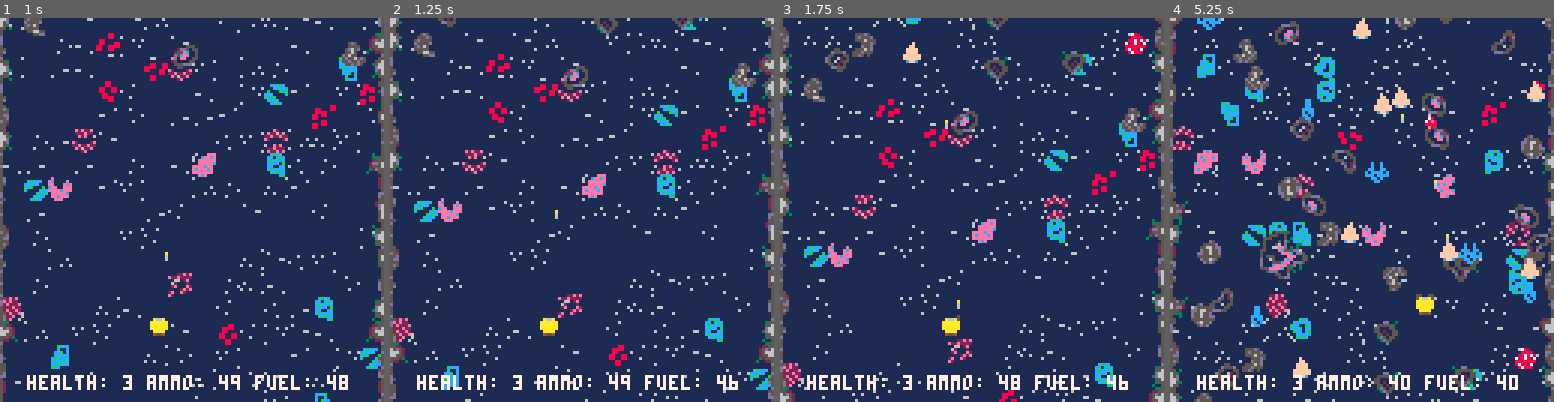
Above: before the commit, frames 1-4 (left to right).
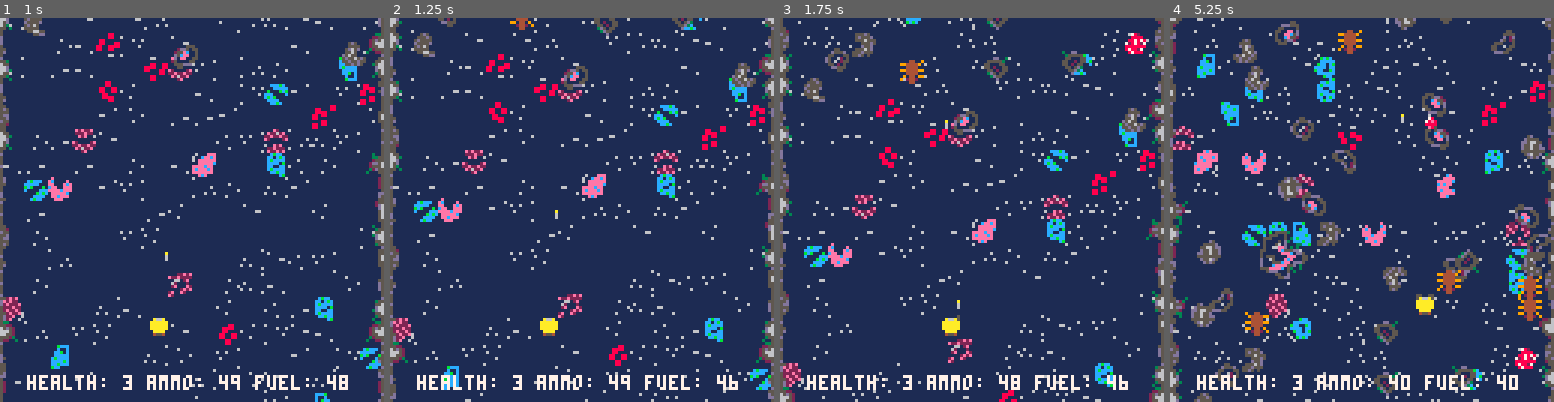
Above: after the commit, the same moments.

Repository: Mister-Oatbread/pico8_drg_game
Game: PICO-8 cartridge drg.p8
Same seed, same stepped clock (60 frames per second), same inputs: the game is played once before the commit and once after it.
Inputs:
- Up to frame 1 (1 s): tap X (X key) at 0.33 s; tap O (Z key) at 0.7 s
- Up to frame 2 (1.25 s): tap X (X key) at 1.07 s
- Up to frame 3 (1.75 s): hold Right from 1.6 s (still down); tap O (Z key) at 1.7 s
- Up to frame 4 (5.25 s): tap X (X key) every 1.12 s from 1.85 to 5.2 s; release Right at 2.1 s; tap O (Z key) every 0.4 s from 2.1 to 4.9 s; hold Up 2.15-2.42 s; hold Right 2.47-3.03 s; hold Left 3.08-3.58 s; hold Down 3.63-3.97 s; hold Right 4.02-4.68 s; hold Up 4.73-5.03 s; hold Left from 5.08 s (still down)

Frame 1 is identical in both runs. In frame 2, 0.1% of the frame differs, in the area x 31-38%, y 0-4%; in frame 3, 0.4%; in frame 4, 3.0%, in the area x 7-98%, y 0-94%.

Commit message:
can now shoot guys

Diff:
--- a/creatures.lua
+++ b/creatures.lua
@@ -11,19 +11,20 @@
     end
     return was_damaged, damaged_since;
 end
-
 function loot_bug(x,y)
     local sprite = creature_sprites.loot_bug.default;
     local frame = 0;
-    local x_coord = x;
-    local y_coord = y;
+    local x = x;
+    local y = y;
     local damaged_since = 0;
     local was_damaged = false;
     local x_flip = false;
     local health = 30;
-    local is_alive = true;
+    local alive = true;
+    local creature_damage;
     function animate()
-        y_coord += 1;
+        y += 1;
+        if frame%27==0 then y += 1 end;
         if (frame > 15) then
             x_flip = false;
         else
@@ -38,22 +39,26 @@
             was_damaged, damaged_since);
         frame = (frame+1)%30;
     end
-    function damage(damage)
+    function damage(damage_received)
         was_damaged = true;
-        health -= damage;
+        health -= damage_received;
         if (health <= 0) then
-            is_alive = false;
+            alive = false;
             give_ammo(.2);
         end
     end
     function draw()
-        spr(sprite,x_coord,y_coord,1,1,x_flip,false);
-    end
+        spr(sprite,x,y,1,1,x_flip,false);
+    end
+    function x_coord() return x end;
+    function y_coord() return y end;
+    function is_alive() return alive end;
     return {
         x_coord=x_coord,
         y_coord=y_coord,
         animate=animate,
         damage=damage,
+        creature_damage=creature_damage,
         draw=draw,
         is_alive=is_alive,
     };
@@ -62,25 +67,19 @@
 function cave_angel(x,y)
     local sprite = creature_sprites.cave_angel.default;
     local frame = 0;
-    local x_coord = x;
-    local y_coord = y;
+    local x = x;
+    local y = y;
     local damaged_since = 0;
     local was_damaged = false;
     local x_flip = false;
-    local health = 30;
-    local is_alive = true;
+    local health = 20;
+    local alive = true;
+    local creature_damage = 0;
     function animate()
-        y_coord += 1;
-
-        if frame%10==0 then
-            y_coord+=1;
-        end
-
-        if (frame > 30) then
-            wings_open = false
-        else
-            wings_open = true;
-        end
+        y += 1;
+
+        if frame%10==0 then y+=1 end;
+        wings_open = frame>30;
         if was_damaged then
             if wings_open then
                 sprite = creature_sprites.cave_angel.damaged;
@@ -98,27 +97,79 @@
             was_damaged, damaged_since);
         frame = (frame+1)%60;
     end
-    function damage(damage)
+    function damage(damage_received)
         was_damaged = true;
-        health -= damage;
+        health -= damage_received;
         if (health <= 0) then
-            is_alive = false;
+            alive = false;
         end
     end
     function draw()
-        spr(sprite,x_coord,y_coord,1,1,x_flip,false);
-    end
+        spr(sprite,x,y,1,1,x_flip,false);
+    end
+    function x_coord() return x end;
+    function y_coord() return y end;
+    function is_alive() return alive end;
     return {
         x_coord=x_coord,
         y_coord=y_coord,
         animate=animate,
         damage=damage,
+        creature_damage=creature_damage,
         draw=draw,
         is_alive=is_alive,
     };
 end
 
-function grunt()
+function grunt(x,y)
+    local frame = 0;
+    local x = x;
+    local y = y;
+    local damaged_since = 0;
+    local display_alt = false;
+    local was_damaged = false;
+    local health = 40;
+    local alive = true;
+    local creature_damage = 1;
+    function animate()
+        y += 1;
+        if frame%5==0 then y+=1 end;
+
+        display_alt = frame > 15;
+        was_damaged, damaged_since = handle_creature_being_damaged(
+            was_damaged, damaged_since);
+        frame = (frame+1)%30;
+    end
+    function damage(damage_received)
+        was_damaged = true;
+        health -= damage_received;
+        if (health <= 0) then
+            alive = false;
+        end
+    end
+    function draw()
+        local sprite;
+        if was_damaged then
+            sprite=creature_sprites.grunt.damaged;
+            x_flip = display_alt;
+        else
+            sprite=creature_sprites.grunt.default;
+            x_flip = display_alt;
+        end
+        spr(sprite,x,y,1,1,x_flip,false);
+    end
+    function x_coord() return x end;
+    function y_coord() return y end;
+    function is_alive() return alive end;
+    return {
+        x_coord=x_coord,
+        y_coord=y_coord,
+        animate=animate,
+        damage=damage,
+        creature_damage=creature_damage,
+        draw=draw,
+        is_alive=is_alive,
+    };
 end
 
 function slasher()
@@ -135,7 +186,10 @@
 function spawn_creature()
     local x_coord = flr(rnd(120))+101;
     local y_coord = 81;
-    if rnd() < .7 then
+    local decision = rnd();
+    if decision < .7 then
+        creature = grunt(x_coord, y_coord);
+    elseif decision < .9 then
         creature = loot_bug(x_coord, y_coord);
     else
         creature = cave_angel(x_coord, y_coord);
@@ -161,8 +215,20 @@
         for creature in all(creatures) do
             creature.animate();
         end
-    end
-    if rnd()<.1 then
+
+        local i=1;
+        while #creatures>=i do
+            if creatures[i].y_coord() >= 240 then
+                deli(creatures, i);
+            elseif not creatures[i].is_alive() then
+                deli(creatures, i);
+            else
+                i+=1;
+            end
+        end
+    end
+
+    if rnd()<.06 then
         spawn_creature();
     end
 end
--- a/drg.p8
+++ b/drg.p8
@@ -36,14 +36,14 @@
 00000000008888000088880000888800008888000088880000888800008888000000000000000000000000000ffffff002222220007870000766700073b37000
 000000000045540000455400004554000045540000455400004554000045540000000000000000000000000000cffc0000c22c000007000076666700733b7000
 00000000000000000000990000000000000099000099000000000000000099000000000000000000000000000000000000000000000000000777700007770000
-00000000000000000099000000000050009900500000995005500550055905500000000000000000000000000000000000000000000000000000000000000000
-0000000000a66a0000a66a0000a66a5000a66a5000a66a5005a66a5005a66a500000000000000000000000000000000000000000000000000000000000000000
-000000000aaaaaa00aaaaaa00aaaaaa00aaaaaa00aaaaaa00aaaaaa00aaaaaa00000000000000000000000000000000000000000000000000000000000000000
-000000000aaaaaa00aaaaaa00aaaaaa00aaaaaa00aaaaaa00aaaaaa00aaaaaa00000000000000000000000000000000000000000000000000000000000000000
-000000000aaaaaa00aaaaaa00aaaaaa00aaaaaa00aaaaaa00aaaaaa00aaaaaa00000000000000000000000000000000000000000000000000000000000000090
-0000000000aaaa0000aaaa0000aaaa0000aaaa0000aaaa0000aaaa0000aaaa0000000000000000000000000000000000000000000000000000000000000009a9
-00000000004554000045540000455400004554000045540000455400004554000000000000000000000000000000000000000000000000000000000000000090
-00000000000000000000990000000000000099000099000000000000000099000000000000000000000000000000000000000000000000000000000000000000
+00000000000000000099000000000050009900500000995005500550055905500000000000000000000000000000000000000000000000000077770000000000
+0000000000a66a0000a66a0000a66a5000a66a5000a66a5005a66a5005a66a500000000000000000000000000000000000000000000000000799997000000000
+000000000aaaaaa00aaaaaa00aaaaaa00aaaaaa00aaaaaa00aaaaaa00aaaaaa0000000000000000000000000000000000000000000000000799a799700000000
+000000000aaaaaa00aaaaaa00aaaaaa00aaaaaa00aaaaaa00aaaaaa00aaaaaa000000000000000000000000000000000000000000000000079a79a9700000000
+000000000aaaaaa00aaaaaa00aaaaaa00aaaaaa00aaaaaa00aaaaaa00aaaaaa00000000000000000000000000000000000000000000000007979aa9700000090
+0000000000aaaa0000aaaa0000aaaa0000aaaa0000aaaa0000aaaa0000aaaa00000000000000000000000000000000000000000000000000799aa997000009a9
+00000000004554000045540000455400004554000045540000455400004554000000000000000000000000000000000000000000000000000799997000000090
+00000000000000000000990000000000000099000099000000000000000099000000000000000000000000000000000000000000000000000077770000000000
 000000000878000000900900000dd00300d5d50000000555550000005555ddd00000000020000000000000000000000000000000000000000000000000000000
 000000008788288007999900055555300d556d500000551115550000511111dd0300000022000000000000000000000000000000000000055555000000000000
 000780008788878879979a905511155055555555000dd111111dd00051111152300300000222000000000000000000000000000000000055d555500000000000
--- a/player.lua
+++ b/player.lua
@@ -111,8 +111,8 @@
 
 -- give ammo based on max capacity and cap it
 function give_ammo(percentage)
-    player.ammo += player.max_ammo*percentage;
-    player.fuel += player.max_fuel*percentage;
+    player.ammo += ceil(player.max_ammo*percentage);
+    player.fuel += ceil(player.max_fuel*percentage);
 
     if player.ammo > player.max_ammo then player.ammo = player.max_ammo end;
     if player.fuel > player.max_fuel then player.fuel = player.max_fuel end;
--- a/projectiles.lua
+++ b/projectiles.lua
@@ -38,12 +38,15 @@
     if #creatures>0 and #bullets>0 then
         local i=1;
         local j=1;
+        local x_pos_good, y_pos_good;
         while (#creatures>=i) do
             while (#bullets>=j) do
-                x_pos_good = abs(bullets[j].x_coord-creatures[i].x_coord-3)<2;
-                y_pos_good = abs(bullets[j].y_coord-creatures[i].y_coord-4)<4;
+                x_pos_good = abs(bullets[j].x_coord-creatures[i].x_coord()+3)<5;
+                y_pos_good = abs(bullets[j].y_coord-creatures[i].y_coord()+4)<5;
                 if x_pos_good and y_pos_good then
                     deli(bullets,j);
+                    creatures[i].damage(10)
+                    break;
                 else
                     j+=1;
                 end
